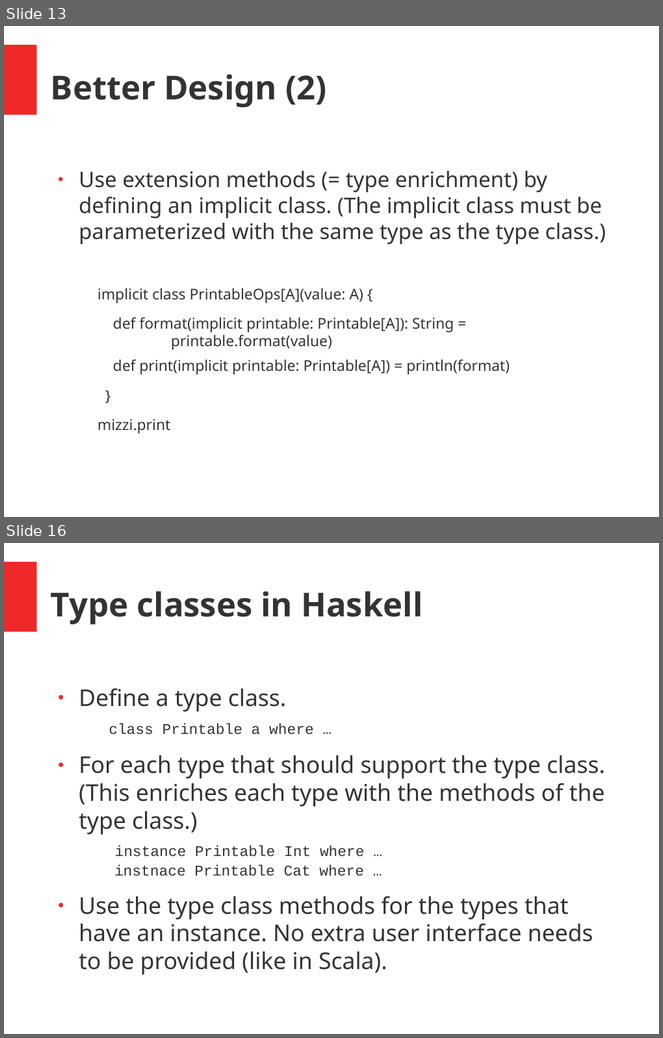
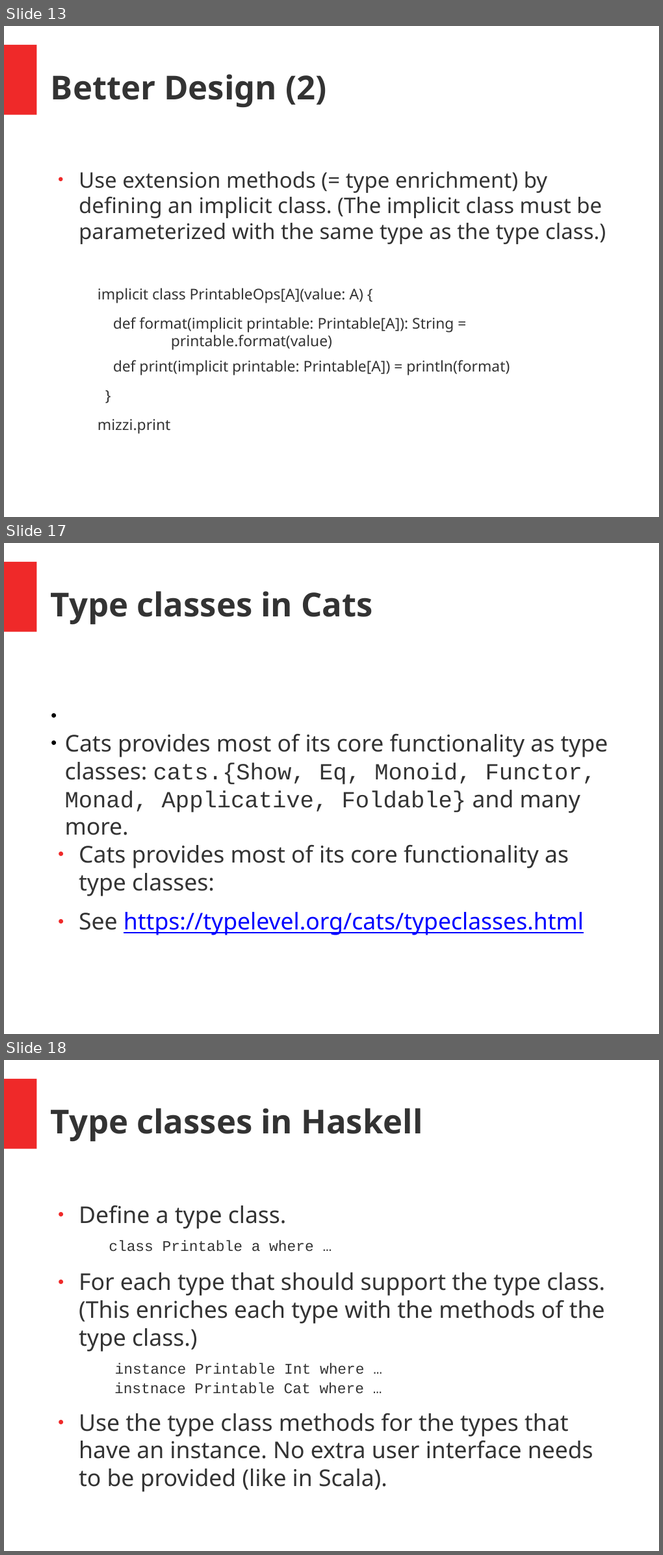
Before and after one commit to hermannhueck/typeclasses, a slide deck: Slides/TypeClasses.pptx. Shown one above the other, each under a label of ours: slides 13 and 16 before the commit, slides 13, 17 and 18 after it; the slides between them are not shown. The pictures are 663x1038 and 663x1555 pixels, drawn with LibreOffice and Linux fonts; fonts in the diff are those of the drawing. Boxes give left, top, right and bottom in pixels: in the first picture for what was removed or moved away, otherwise in the second. Text is boxed around its words. In the diff, an @@ line names an element or a change of style, - is before the commit and + after.

```diff
--- a/Slides/TypeClasses.pptx
+++ b/Slides/TypeClasses.pptx
@@ slide 17 added at [4, 543, 659, 1034], background #FFFFFF; not listed: 1 template element that a slide beside it also shows @@
@@ text added at [51, 591, 373, 624], 40 pt, text #333333, bold @@
+Type classes in Cats
@@ text added at [65, 734, 608, 936], 28 pt, text #333333 @@
+● Cats provides most of its core functionality as type classes: cats.{Show, Eq, Monoid, Functor, Monad, Applicative, Foldable} and many more.
+● Cats provides most of its core functionality as type classes:
+● See https://typelevel.org/cats/typeclasses.html
@@ what was slide 16 is now slide 18 @@
```
Also in this commit, not shown: 8 slides changed, 3 other slides added, 1 other file.
